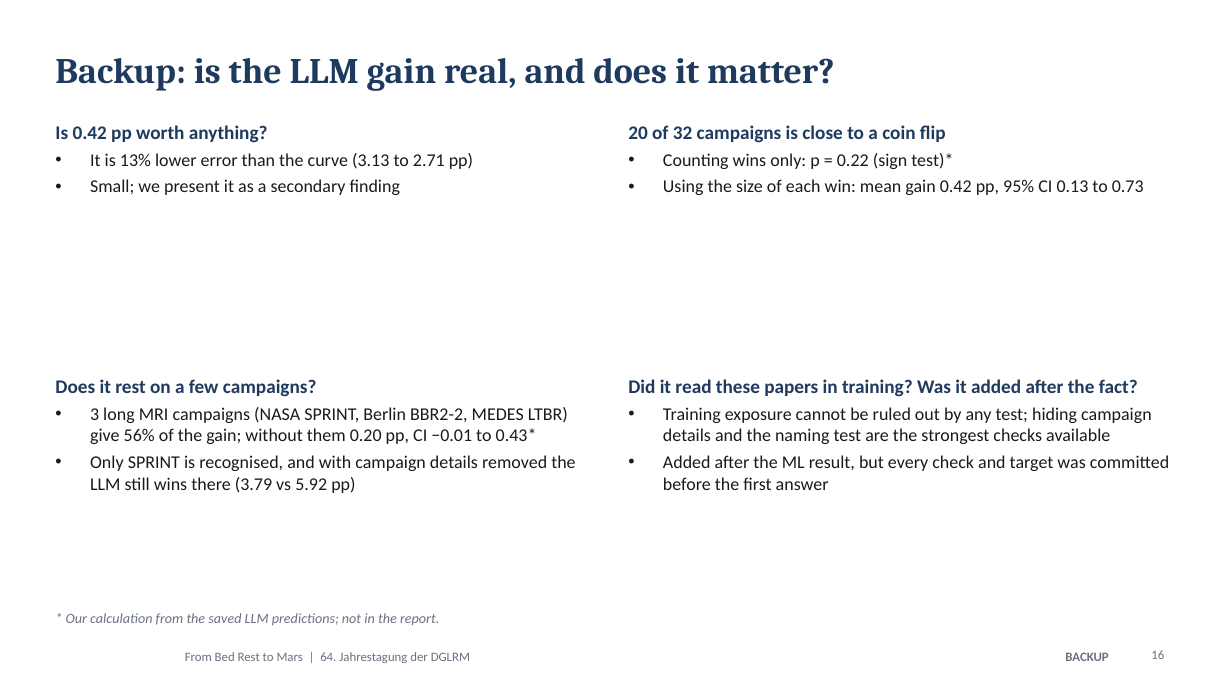
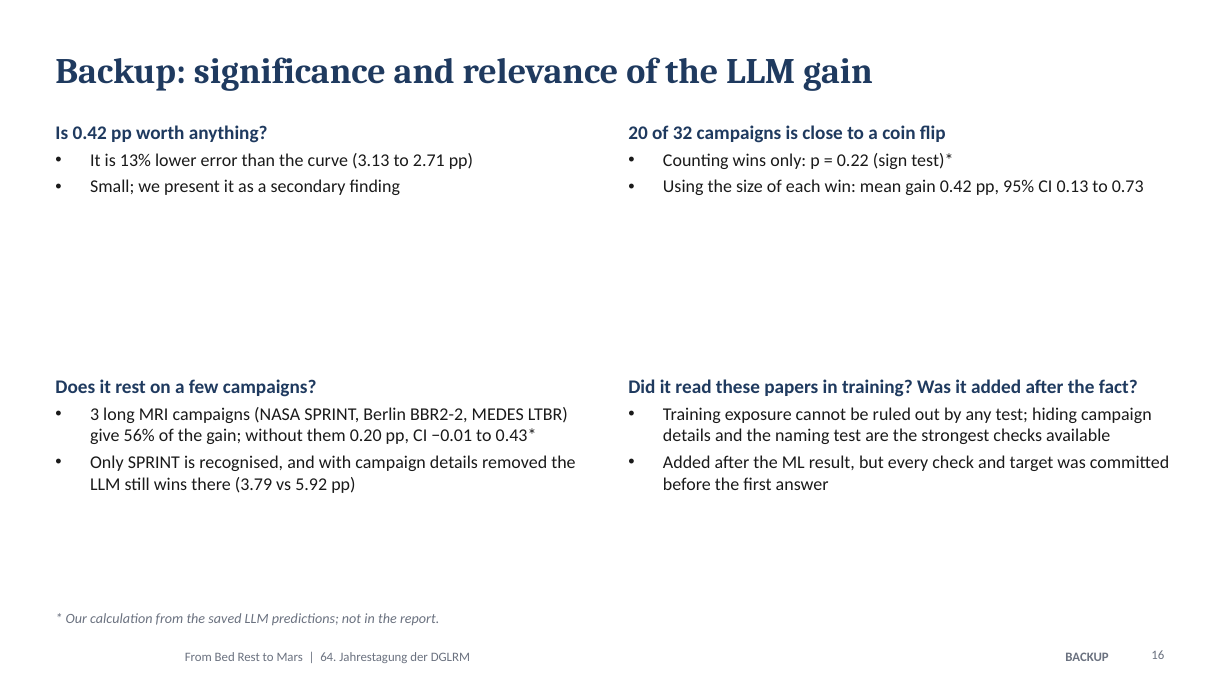
Before and after one commit to MiladBahariQaragoz/BedrestToMars, a slide deck: slide 16 of presentation/bed-rest-to-mars-talk.pptx. Drawn at 1232x693 pixels with LibreOffice and Linux fonts; fonts in the diff are those of the drawing; background and template pictures are left out. Boxes give left, top, right and bottom in pixels: in the first picture for what was removed or moved away, otherwise in the second. Text is boxed around its words. In the diff, an @@ line names an element or a change of style, - is before the commit and + after.

```diff
--- a/presentation/bed-rest-to-mars-talk.pptx
+++ b/presentation/bed-rest-to-mars-talk.pptx
@@ title at [55, 57, 873, 91]: text changed @@
-Backup: is the LLM gain real, and does it matter?
+Backup: significance and relevance of the LLM gain
```
Also in this commit, not shown: 14 other slides changed, 3 other files.
